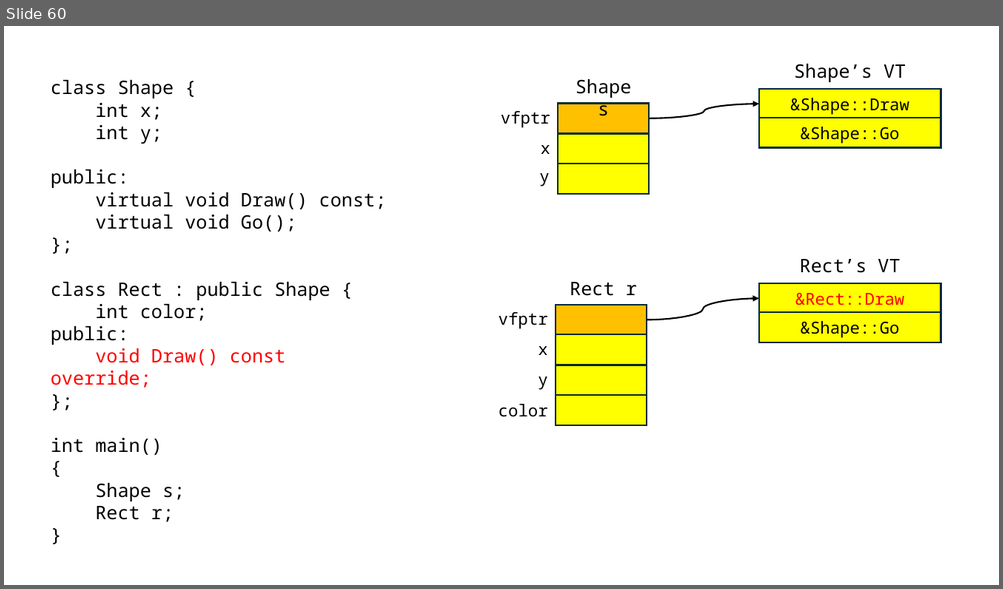
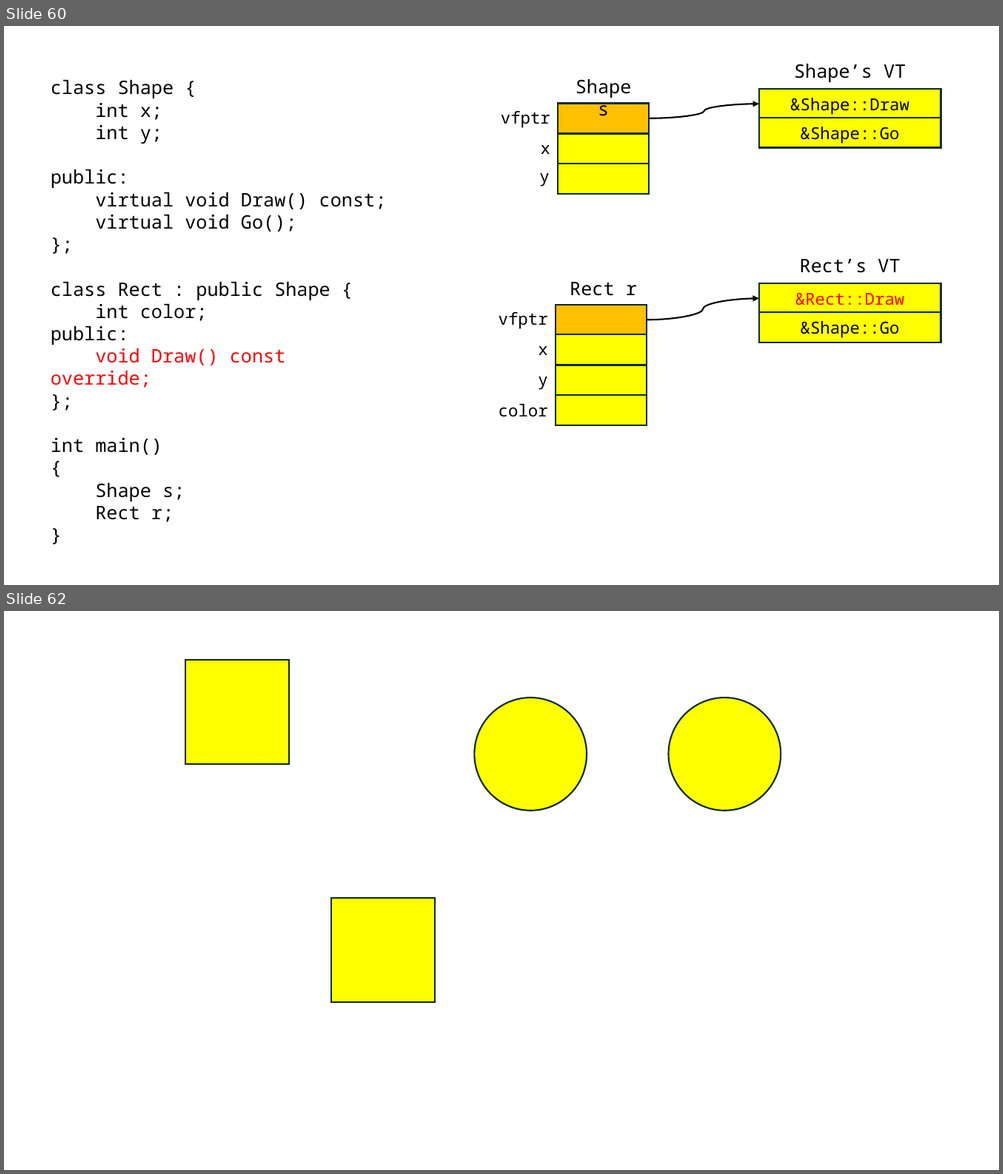
Before and after one commit to yoondev-classroom/cpp_240708, a slide deck: cpp_240708.pptx. Shown one above the other, each under a label of ours: slide 60 before the commit, slides 60 and 62 after it; the slides between them are not shown. The pictures are 1003x589 and 1003x1174 pixels, drawn with LibreOffice and Linux fonts; fonts in the diff are those of the drawing. Boxes give left, top, right and bottom in pixels: in the first picture for what was removed or moved away, otherwise in the second. Text is boxed around its words. In the diff, an @@ line names an element or a change of style, - is before the commit and + after.

```diff
--- a/cpp_240708.pptx
+++ b/cpp_240708.pptx
@@ slide 62 added at bbox=[4, 611, 999, 1170], background #FFFFFF @@
@@ rectangle added at bbox=[185, 661, 288, 764], fill #FFFF00, outline #092A39 1.5 pt @@
@@ ellipse added at bbox=[474, 698, 586, 811], fill #FFFF00, outline #092A39 1.5 pt @@
@@ ellipse added at bbox=[668, 698, 781, 811], fill #FFFF00, outline #092A39 1.5 pt @@
@@ rectangle added at bbox=[332, 898, 435, 1002], fill #FFFF00, outline #092A39 1.5 pt @@
```
Also in this commit, not shown: 3 other files.
